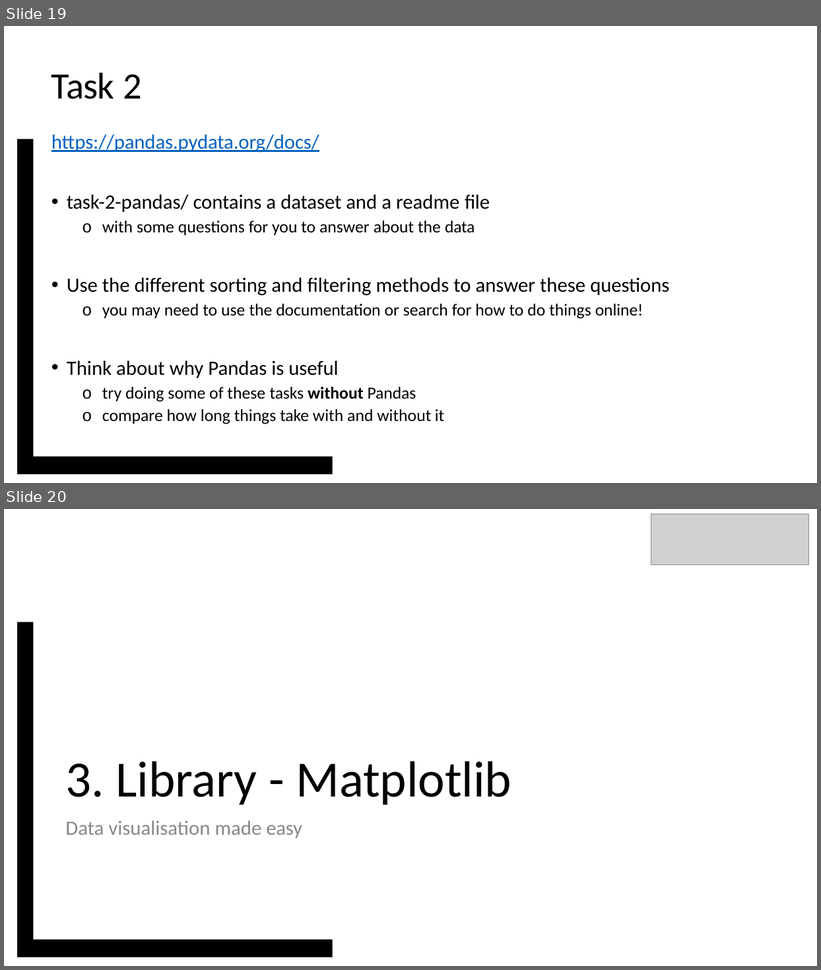
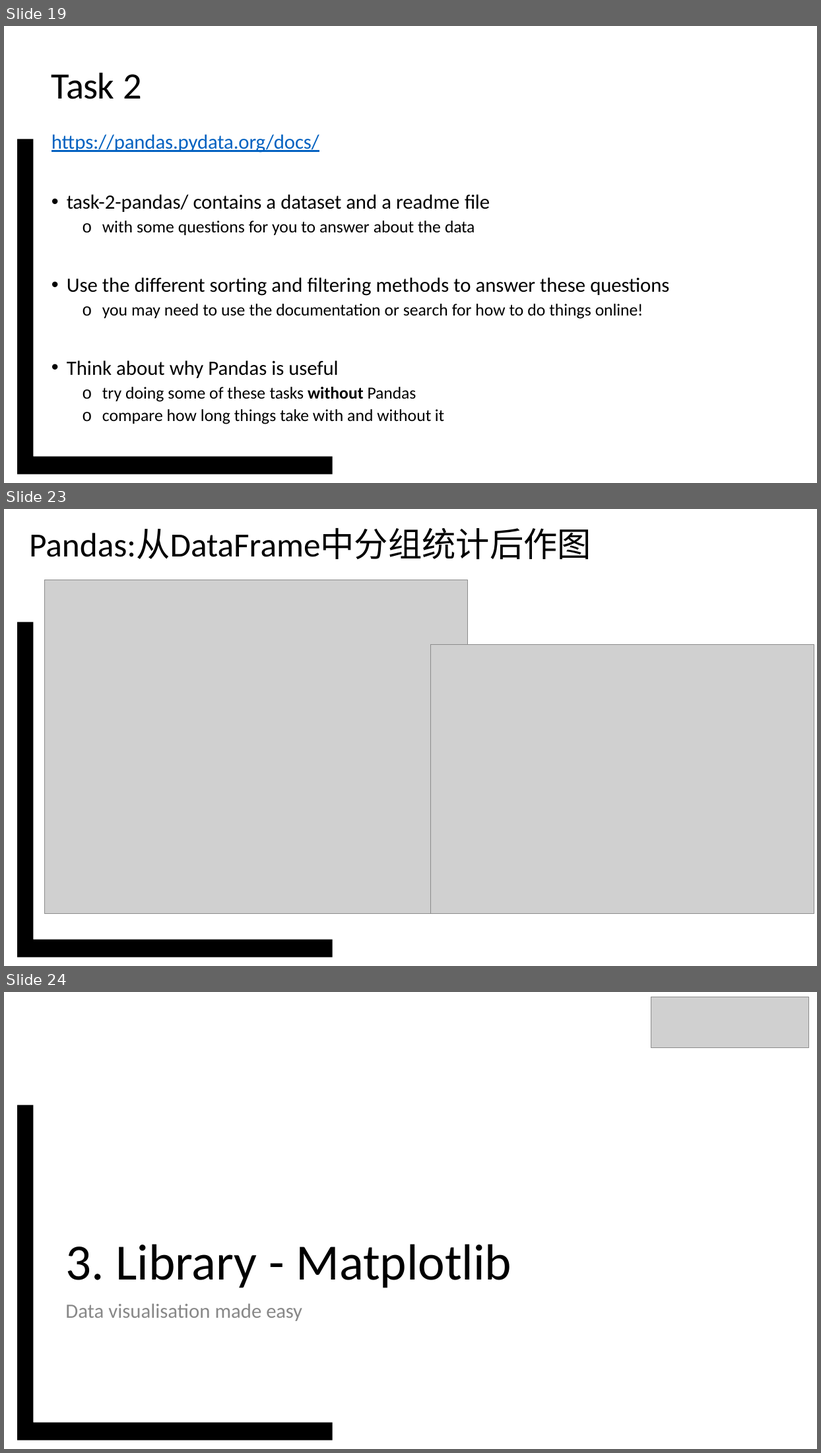
Before and after one commit to vcboy1/Leeds, a slide deck: 26fall/1850/Note/w1.8_s1.pptx. Shown one above the other, each under a label of ours: slides 19 and 20 before the commit, slides 19, 23 and 24 after it; the slides between them are not shown. The pictures are 821x970 and 821x1453 pixels, drawn with LibreOffice and Linux fonts; fonts in the diff are those of the drawing; grey boxes stand for pictures; background and template pictures are left out. Boxes give left, top, right and bottom in pixels: in the first picture for what was removed or moved away, otherwise in the second. Text is boxed around its words. In the diff, an @@ line names an element or a change of style, - is before the commit and + after.

```diff
--- a/26fall/1850/Note/w1.8_s1.pptx
+++ b/26fall/1850/Note/w1.8_s1.pptx
@@ slide 23 added at <box>4,509,817,966</box>, background #FFFFFF; not listed: 1 template element that a slide beside it also shows @@
@@ title added at <box>29,529,591,559</box>, 40 pt, text #000000 @@
+Pandas:从DataFrame中分组统计后作图
@@ picture added at <box>45,580,468,914</box> @@
@@ picture added at <box>431,644,814,914</box> @@
@@ what was slide 20 is now slide 24 @@
```
Also in this commit, not shown: 2 slides changed, 6 other slides added, 1 slide removed, 1 other file.
